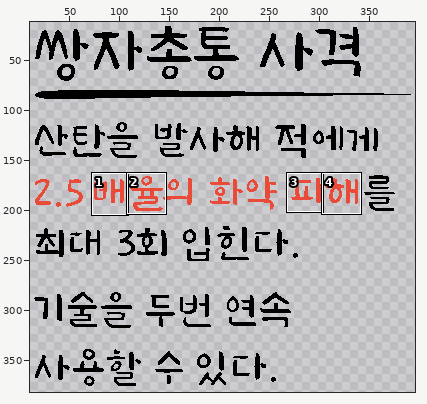
Edited in one commit: pixel-art file (과거시험 시제/이미지 작업/interface/sk&item/skillUi/sk106Info.aseprite). The picture above shows the old version from afar; the outline marks the close-up.
Close-up. First the earlier version:
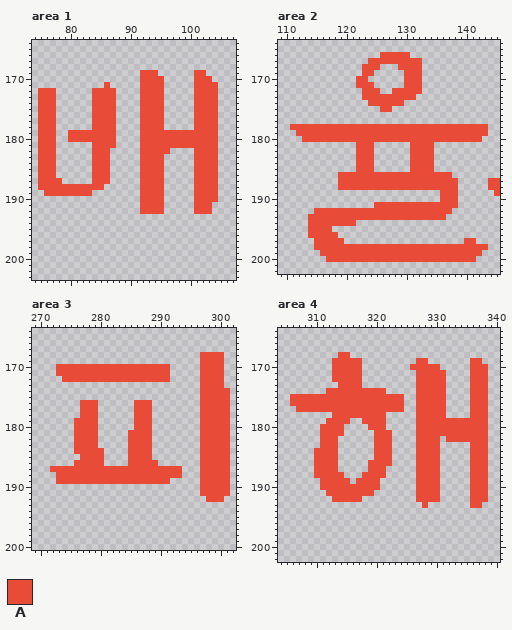
400x560 pixels, 1 frame. Shown: area 1: x 74..107, y 164..203; area 2: x 109..145, y 164..202; area 3: x 269..302, y 164..200; area 4: x 304..340, y 164..202. The wide view leaves out empty margins. The commit also changed other parts of the picture, which this record leaves out.
Visible layers, top first: "text", "title", "line".
Palette (. is transparent): A #e84b38
Pixels before, area 1, first column x 75:
169 .................AAA......AA..
170 .................AAAA.....AAA.
171 ...........A.....AAAA.....AAAA
172 AAA......AAAA....AAAA.....AAAA
173 AAA......AAAA....AAAA.....AAAA
174 AAA......AAAA....AAAA.....AAAA
175 AAA......AAAA....AAAA.....AAAA
176 AAA......AAAA....AAAA.....AAAA
177 AAA......AAAA....AAAA.....AAAA
178 AAA......AAAA....AAAA.....AAAA
179 AAA..AAAAAAAA....AAAAAAAAAAAAA
180 AAA..AAAAAAAA....AAAAAAAAAAAAA
181 AAA......AAAA....AAAAAAAAAAAAA
182 AAA......AAA.....AAAAA....AAAA
183 AAA......AAA.....AAAA.....AAAA
184 AAA......AAA.....AAAA.....AAAA
185 AAA......AAA.....AAAA.....AAAA
186 AAA......AAA.....AAAA.....AAAA
187 AAAA.....AAA.....AAAA.....AAAA
188 AAAAAAAAAAA......AAAA.....AAAA
189 .AAAAAAAA........AAAA.....AAAA
190 .................AAAA.....AAAA
191 .................AAAA.....AAA.
192 .................AAAA.....AAA.
Pixels before, area 2, first column x 111:
166 ...............AAAAA...............
167 .............AAAAAAAAA.............
168 ............AAA...AAAA.............
169 ............AA.....AAA.............
170 ...........AA......AAA.............
171 ...........AAA.....AAA.............
172 ............AAA..AAAAA.............
173 ............AAAAAAAAA..............
174 .............AAAAAA................
175 ...............AA..................
176 ...................................
177 ...................................
178 AAAAAAAAAAAAAAAAAAAAAAAAAAAAAAAAA..
179 .AAAAAAAAAAAAAAAAAAAAAAAAAAAAAAAA..
180 ..AAAAAAAAAAAAAAAAAAAAAAAAAAAAAA...
181 ...........AAA......AAAA...........
182 ...........AAA......AAAA...........
183 ...........AAA......AAAA...........
184 ...........AAA......AAAA...........
185 ...........AAA......AAAA...........
186 ........AAAAAAAAAAAAAAAAAAA........
187 ........AAAAAAAAAAAAAAAAAAAA.....AA
188 ........AAAAAAAAAAAAAAAAAAAA.....AA
189 .........................AAA......A
190 .........................AAA.......
191 ..............AAAAAAAAAAAAAA.......
192 ....AAAAAAAAAAAAAAAAAAAAAAA........
193 ...AAAAAAAAAAAAAAAAAAAAAAA.........
194 ...AAAAAAAA........................
195 ...AAAA............................
196 ...AAAAA...........................
197 ....AAAAA....................AA....
198 ....AAAAAAAAAAAAAAAAAAAAAAAAAAAAA..
199 .....AAAAAAAAAAAAAAAAAAAAAAAAAAA...
200 ......AAAAAAAAAAAAAAAAAAAAAAAAA....
Pixels before, area 3, first column x 272:
168 .........................AAAA.
169 .........................AAAA.
170 .AAAAAAAAAAAAAAAAAAA.....AAAA.
171 .AAAAAAAAAAAAAAAAAAA.....AAAA.
172 ..AAAAAAAAAAAAAAAAAA.....AAAA.
173 .........................AAAA.
174 .........................AAAAA
175 .........................AAAAA
176 .....AAA......AAA........AAAAA
177 .....AAA......AAA........AAAAA
178 .....AAA......AAA........AAAAA
179 ....AAAA......AAA........AAAAA
180 ....AAAA......AAA........AAAAA
181 ....AAAA.....AAAA........AAAAA
182 ....AAAA.....AAAA........AAAAA
183 ....AAAA.....AAAA........AAAAA
184 ....AAAAA....AAAA........AAAAA
185 .....AAAA....AAAA........AAAAA
186 ....AAAAA....AAAAA.......AAAAA
187 AAAAAAAAAAAAAAAAAAAAAA...AAAAA
188 .AAAAAAAAAAAAAAAAAAAAA...AAAAA
189 .AAAAAAAAAAAAAAAAAAA.....AAAAA
190 .........................AAAAA
191 .........................AAAAA
192 ..........................AAA.
Pixels before, area 4, first column x 306:
168 ........AA.......................
169 .......AAAAA.........AA.......AA.
170 .......AAAAA........AAAAA.....AAA
171 .......AAAAA.........AAAAA....AAA
172 .......AAAAA.........AAAAA....AAA
173 ........AAAA.........AAAAA....AAA
174 ......AAAAAAAAAA.....AAAAA....AAA
175 AAAAAAAAAAAAAAAAAAA..AAAAA....AAA
176 AAAAAAAAAAAAAAAAAAA..AAAAA....AAA
177 .AAAAAAAAAAAAAAAAAA..AAAAA....AAA
178 .......AAAAAAAAA.....AAAAA....AAA
179 ......AAAA..AAAA.....AAAAAAAAAAAA
180 .....AAAA....AAA.....AAAAAAAAAAAA
181 .....AAAA.....AAA....AAAAAAAAAAAA
182 .....AAA......AAA....AAAA.AAAAAAA
183 .....AAA......AAA....AAAA.....AAA
184 ....AAAA......AAA....AAAA.....AAA
185 ....AAAA......AAA....AAAA.....AAA
186 ....AAAA.....AAAA....AAAA.....AAA
187 ....AAAA.....AAA.....AAAA.....AAA
188 ....AAAAA...AAAA.....AAAA.....AAA
189 .....AAAAA.AAAA......AAAA.....AAA
190 .....AAAAAAAAAA......AAAA.....AAA
191 ......AAAAAAAA.......AAAA.....AAA
192 .......AAAAA.........AAAA.....AAA
193 ......................A.......AA.
And afterwards:
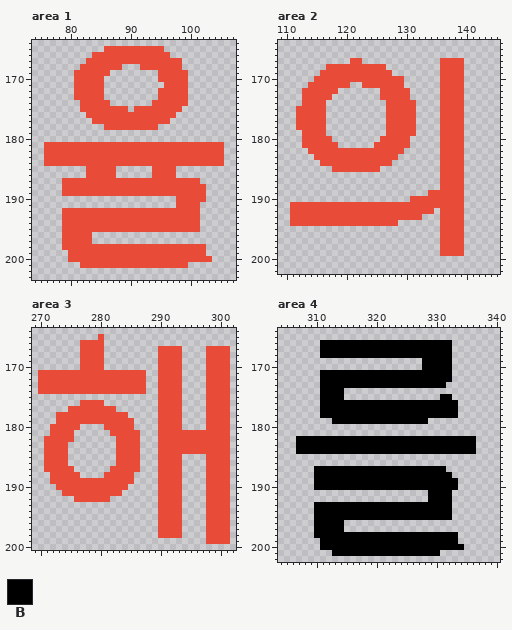
Colours new in this view: B #000000
What changed:
Changed rows in their new state; - is an unchanged pixel.
Area 1, layer "text":
first column x 75:
165 -----------AAAAAAAAAA----------
166 ---------AAAAAAAAAAAAA---------
167 --------AAAAAAAAAAAAAAAA-------
168 -------AAAAAAA---AAAAAAA-------
169 ------AAAAAA-----...AAAAA-..---
170 ------AAAAA------...-AAAA-...--
171 ------AAAAA.-----....AAAA-....-
172 ...---AAA--..----...-AAAA-....-
173 ...---AAA--..----...-AAAA-....-
174 ...----AA---.----..--AAAA-....-
175 ...----AA----AA-A----AAA--....-
176 ...-----A----AAAA----AA---....-
177 ...----------AAAA----A----....-
178 ...------..--AAAA---.-----....-
179 ...--........----.............-
180 ...--........----.............-
181 .--AAAAAA----AAAA-------------A
182 .--AAAAAA---AAAAA-----AAAA----A
183 .--AAAAAA---AAAAA----AAAAA----A
184 .--AAAAAA---AAAAA----AAAAA----A
185 ...-----A---A----..--AA---....-
186 ...-----A---A----..--AA---....-
187 ....AAAAA---AAAAA----AAAAA-...-
188 ....-------AAAAAA----AAAAA--..-
189 -...-----AAAAAAAA----AAAAA--..-
190 -----------------....--AAA--..-
191 -----------------....--AAA-..--
192 ----AAAAAAAAAAAAA----AAAAA-..--
193 ----AAAAAAAAAAAAAAAAAAAAAAA----
194 ----AAAAAAAAAAAAAAAAAAAAAAA----
195 ----AAAAAAAAAAAAAAAAAAAAAAA----
196 ----AAAAA----------------------
197 ----AAAAA----------------------
198 ----AAAAAAAAAAAAAAAAAAAAAAAA---
199 -----AAAAAAAAAAAAAAAAAAAAAAA---
200 -----AAAAAAAAAAAAAAAAAAAAAAAA--
201 -------AAAAAAAAAAAAAAAAAA------
Area 2, layer "text":
first column x 111:
166 ---------------.....---------------
167 ----------AA-.........---AAAA------
168 ------AAAAAA---A--....---AAAA------
169 -----AAAAAAA--AAA--...---AAAA------
170 ----AAAAAAA--AAAAAA...---AAAA------
171 ---AAAAAAA-.--AAAAA...---AAAA------
172 --AAAAAA----...AA---..---AAAA------
173 --AAAAA-----...-----.----AAAA------
174 --AAAA-------...---AA----AAAA------
175 -AAAAA---------.-AAAA----AAAA------
176 -AAAAA----------AAAAA----AAAA------
177 -AAAAA----------AAAAA----AAAA------
178 .-----..........-----....----....--
179 -.----..........-----....----....--
180 -------........-----.....----...---
181 --AAAAAA---...AAAAAA....-AAAA------
182 ---AAAAAAAA---AAAAA-....-AAAA------
183 ----AAAAAAA---AAAA--....-AAAA------
184 -----AAAAAA---AAA---....-AAAA------
185 -------AAAA---A-----....-AAAA------
186 --------.................--AA------
187 --------.................---A----..
188 --------.................---A----..
189 -----------------------AA---A-----.
190 --------------------AAAAA---A------
191 AAAAAAAAAAAAAA--------------A------
192 AAAA--------------------.--AA------
193 AAA-------------------...-AAA------
194 AAA--------AAAAAAA-------AAAA------
195 ---....------------------AAAA------
196 ---.....-----------------AAAA------
197 ----.....----------------AAAA..----
198 ----.....................----....--
199 -----....................----...---
200 ------.........................----
Area 3, layer "text":
first column x 270:
165 ----------A---------------------
166 -------AAAA---------------------
167 -------AAAA---------AAAA----AAAA
168 -------AAAA---------AAAA---.---A
169 -------AAAA---------AAAA---.---A
170 ---....----.........--AA---.---A
171 AAA---------------..--AA---.---A
172 AAAA--------------..--AA---.---A
173 AAAAAAAAAAAAAAAAAA--AAAA---.---A
174 AAAAAAAAAAAAAAAAAA--AAAA---.----
175 --------------------AAAA---.----
176 ----------A-----...-AAAA---.----
177 -----AA---AAA---...-AAAA---.----
178 ---AAAA---AAAAA-...-AAAA---.----
179 ---AAA----AAAAAA...-AAAA---.----
180 --AAAA-...-AAAAA...-AAAA---.----
181 --AAAA....--AAA--..-AAAAAAA-----
182 -AAAAA....---AA--..-AAAAAAA-----
183 -AAAA-....---AA--..-AAAAAAA-----
184 -AAAA-.....--AA--..-AAAAAAA-----
185 -AAAA--....--AA--..-AAAA---.----
186 -AAAA-.....--AA--...AAAA---.----
187 -A----......-----...-------.----
188 --A----....-----....-------.----
189 --A-------------....--AA---.----
190 ---AAAAAAAAAAAA-----AAAA---.----
191 ----AAAAAAAAAA------AAAA---.----
192 ------AAAAAA--------AAAA-------A
193 --------------------AAAA----AAAA
194 --------------------AAAA----AAAA
195 --------------------AAAA----AAAA
196 --------------------AAAA----AAAA
197 --------------------AAAA----AAAA
198 --------------------AAAA----AAAA
199 ----------------------------AAAA
Area 4, layer "text":
first column x 306:
166 -----BBBBBBBBBBBBBBBBBBBBBB------
167 -----BBBBBBBBBBBBBBBBBBBBBB------
168 -----BBBBBBBBBBBBBBBBBBBBBB------
169 -------.....---------.BBBBB---..-
170 -------.....--------..BBBBB---...
171 -----BBBBBBBBBBBBBBBBBBBBBB---...
172 -----BBBBBBBBBBBBBBBBBBBBBB---...
173 -----BBBBBBBBBBBBBBBBBBBBB----...
174 -----BBBB.......-----.....----...
175 .....BBBB..........--....BB---...
176 .....BBBBBBBBBBBBBBBBBBBBBBB--...
177 -....BBBBBBBBBBBBBBBBBBBBBBB--...
178 -----BBBBBBBBBBBBBBBBBBBBBBB--...
179 ------.BBBBBBBBBBBBBBBB..........
180 -----....----...-----............
181 -----....-----...----............
182 -BBBBBBBBBBBBBBBBBBBBBBBBBBBBBB..
183 -BBBBBBBBBBBBBBBBBBBBBBBBBBBBBB..
184 -BBBBBBBBBBBBBBBBBBBBBBBBBBBBBB..
185 ----....------...----....-----...
186 ----....-----....----....-----...
187 ----BBBBBBBBBBBBBBBBBBBBBB----...
188 ----BBBBBBBBBBBBBBBBBBBBBBB---...
189 ----BBBBBBBBBBBBBBBBBBBBBBBB--...
190 ----BBBBBBBBBBBBBBBBBBBBBBBB--...
191 ------........-------..BBBB---...
192 -------.....---------..BBBB---...
193 ----BBBBBBBBBBBBBBBBBBBBBBB---..-
194 ----BBBBBBBBBBBBBBBBBBBBBBB------
195 ----BBBBBBBBBBBBBBBBBBBBBBB------
196 ----BBBBB------------------------
197 ----BBBBB------------------------
198 ----BBBBBBBBBBBBBBBBBBBBBBBB-----
199 -----BBBBBBBBBBBBBBBBBBBBBBB-----
200 -----BBBBBBBBBBBBBBBBBBBBBBBB----
201 -------BBBBBBBBBBBBBBBBBB--------
